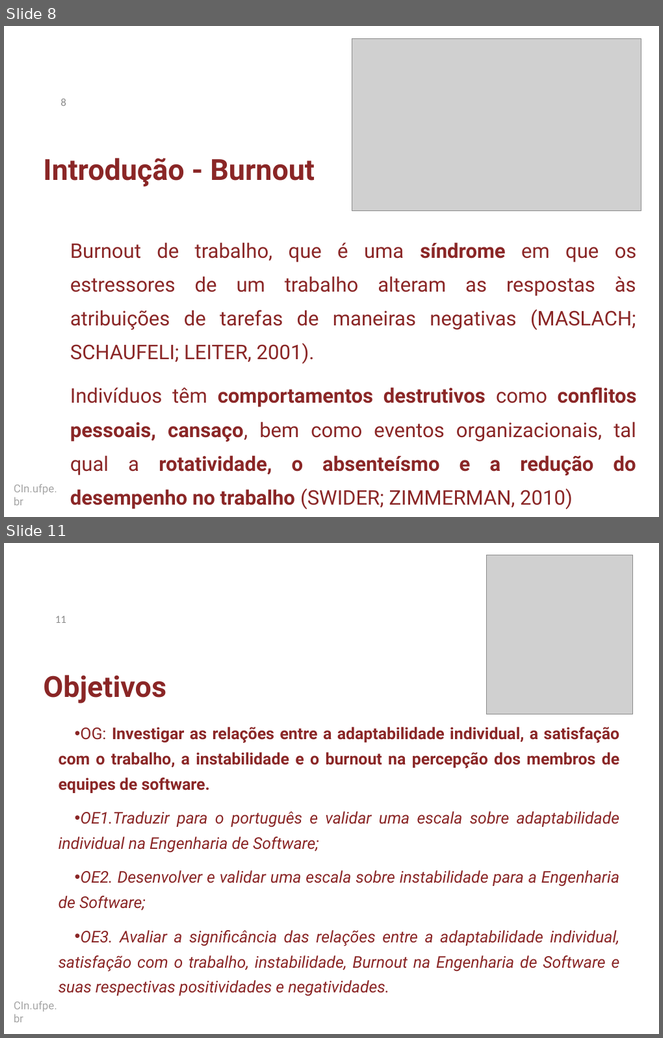
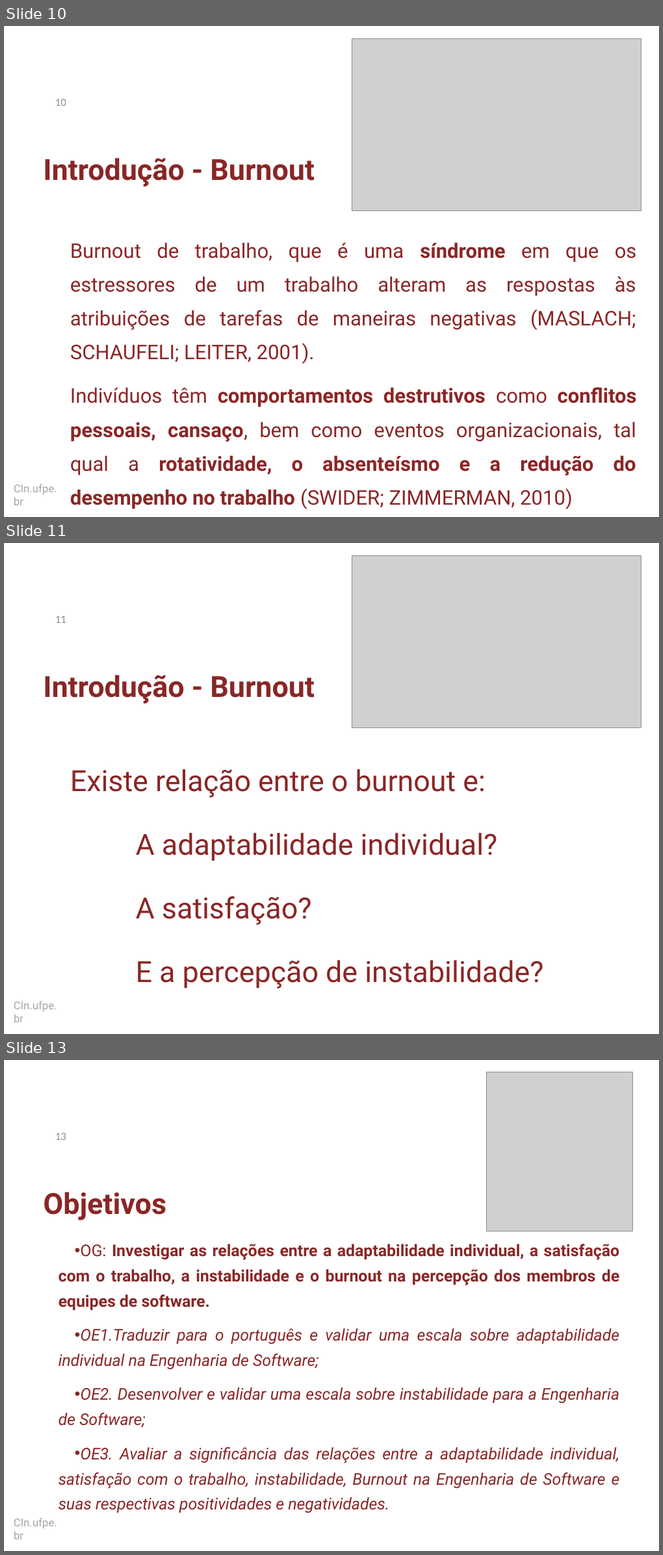
Before and after one commit to dan1lo/doutoradoR, a slide deck: apresentacao doutorado simplificado.pptx. Shown one above the other, each under a label of ours: slides 8 and 11 before the commit, slides 10, 11 and 13 after it; the slides between them are not shown. The pictures are 663x1038 and 663x1555 pixels, drawn with LibreOffice and Linux fonts; fonts in the diff are those of the drawing; grey boxes stand for pictures; background and template pictures are left out. Boxes give left, top, right and bottom in pixels: in the first picture for what was removed or moved away, otherwise in the second. Text is boxed around its words. In the diff, an @@ line names an element or a change of style, - is before the commit and + after.

Commit message:
atualização na introdução
atualizar introdução

```diff
--- a/apresentacao doutorado simplificado.pptx
+++ b/apresentacao doutorado simplificado.pptx
@@ slide 11 added at [4, 543, 659, 1034], background #FFFFFF; not listed: 1 template element that a slide beside it also shows @@
@@ picture added at [352, 555, 641, 727] @@
@@ page number added at [55, 616, 66, 623], 12 pt, text #8C8C8C @@
+11
@@ title added at [43, 675, 315, 704], 32 pt, text #8A2626, bold @@
+Introdução - Burnout
@@ text added at [70, 769, 544, 989], 32 pt, text #8A2626 @@
+Existe relação entre o burnout e:
+A adaptabilidade individual?
+A satisfação?
+E a percepção de instabilidade?
@@ what was slide 8 is now slide 10 @@
@@ page number at [55, 99, 66, 106]: text changed @@
-8
+10
@@ what was slide 11 is now slide 13 @@
@@ page number at [55, 1133, 66, 1140]: text changed @@
-11
+13
```
Also in this commit, not shown: 1 slide changed, 1 other slide added.
